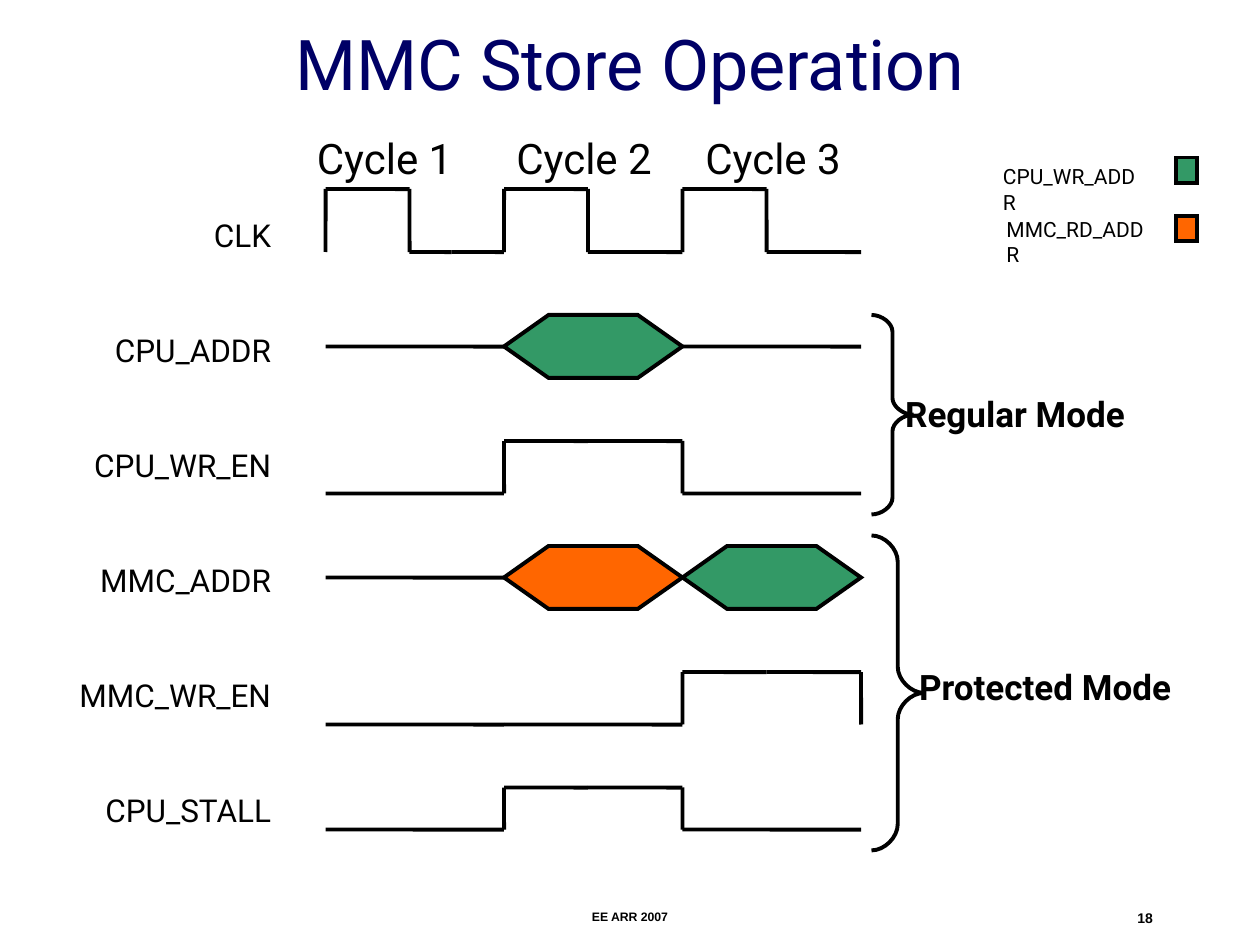
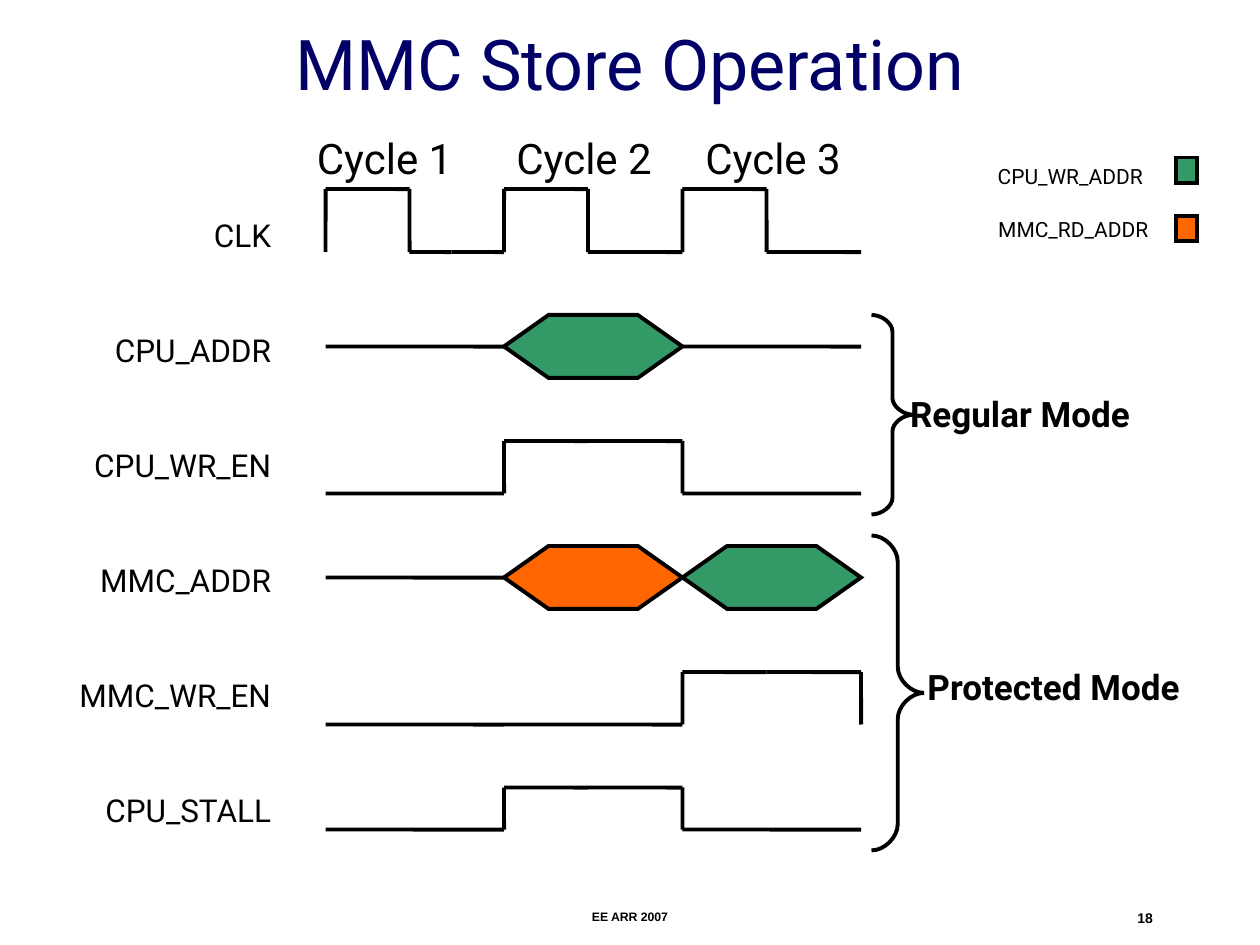
Before and after one commit to nesl/umpu, a slide deck: slide 18 of docs/ee-arr-2007/ee-arr.ppt. Drawn at 1260x945 pixels with LibreOffice and Linux fonts; fonts in the diff are those of the drawing. Boxes give left, top, right and bottom in pixels: in the first picture for what was removed or moved away, otherwise in the second. Text is boxed around its words. In the diff, an @@ line names an element or a change of style, - is before the commit and + after.

```diff
--- a/docs/ee-arr-2007/ee-arr.ppt
+++ b/docs/ee-arr-2007/ee-arr.ppt
@@ text "CPU_WR_ADDR" rewrapped from (1003,169,1135,186) to (998,169,1143,186) @@
@@ text "MMC_RD_ADDR" rewrapped from (1006,222,1143,239) to (998,222,1148,239) @@
@@ text "Regular Mode": place and size @@
-text "Regular Mode" at (905,400,1125,435)
+text "Regular Mode" at (910,400,1130,435)
@@ text "Protected Mode": place and size @@
-text "Protected Mode" at (919,673,1171,701)
+text "Protected Mode" at (927,673,1179,701)
```
Also in this commit, not shown: 20 other slides changed, 2 other files.
